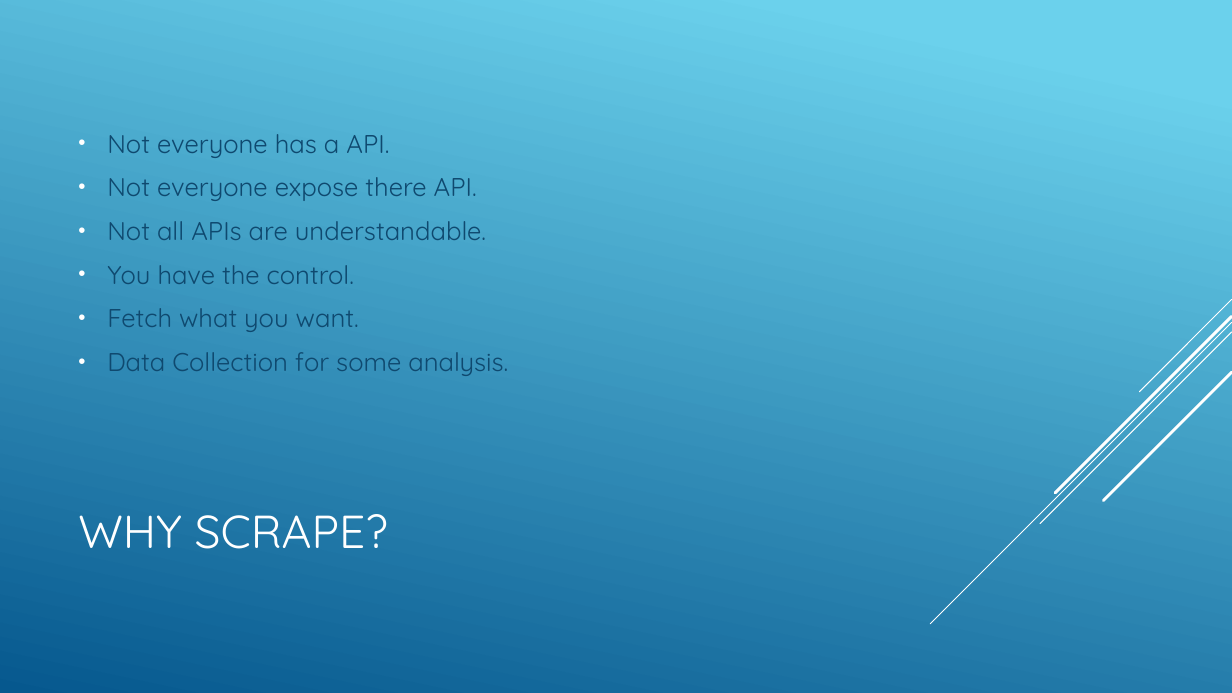
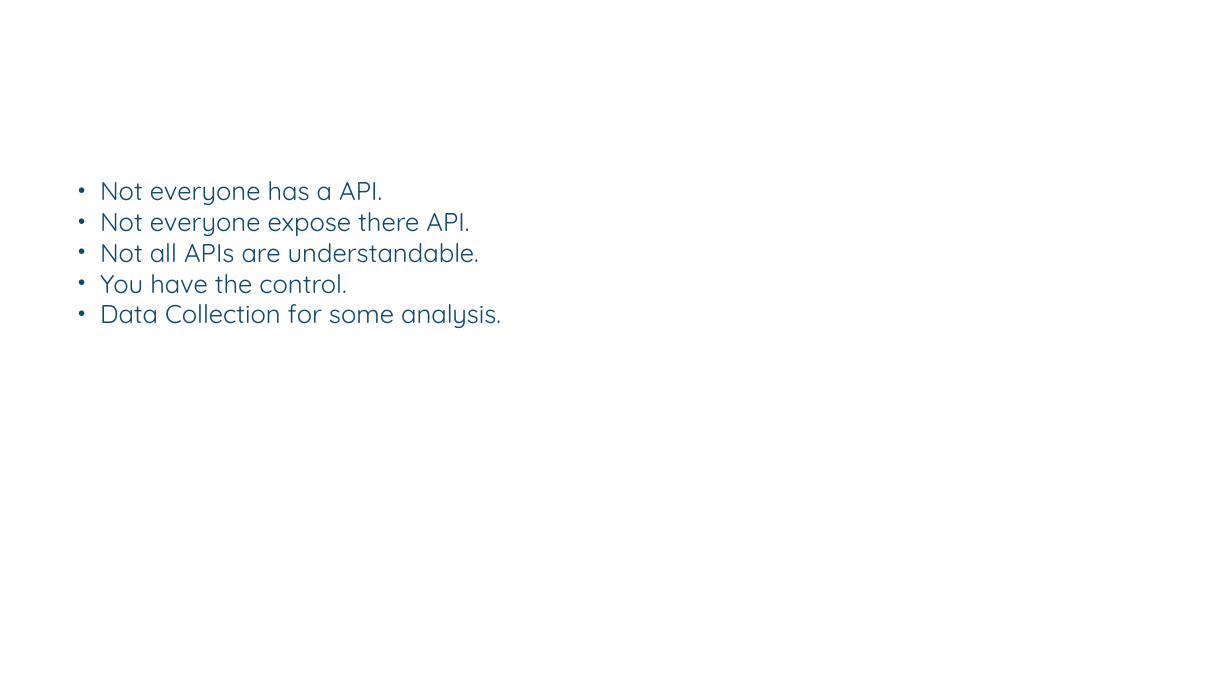
Before and after one commit to tapaswenipathak/Presentations, a slide deck: slide 4 of PyLadies Remote/Introduction to Scraping and Scrapy.pptx. Drawn at 1232x693 pixels with LibreOffice and Linux fonts; fonts in the diff are those of the drawing. Boxes give left, top, right and bottom in pixels: in the first picture for what was removed or moved away, otherwise in the second. Text is boxed around its words. In the diff, an @@ line names an element or a change of style, - is before the commit and + after.

```diff
--- a/PyLadies Remote/Introduction to Scraping and Scrapy.pptx
+++ b/PyLadies Remote/Introduction to Scraping and Scrapy.pptx
@@ background gradient #6ED2EB to #06588E to #FFFFFF @@
@@ text "Not everyone has a API." at (100,181,501,328): indent changed; less space between paragraphs @@
@@ line (1232, 299) - (1140, 392): stroke #FFFFFF 0.75 pt to #FFFFFF 0.74 pt @@
@@ text at (107,308,359,332): paragraph removed @@
-• Fetch what you want.
@@ line (1232, 323) - (931, 624): stroke #FFFFFF 0.75 pt to #FFFFFF 0.74 pt @@
@@ line (1232, 316) - (1055, 493): stroke #FFFFFF 2.25 pt to #FFFFFF 2.24 pt @@
@@ line (1232, 332) - (1041, 524): stroke #FFFFFF 0.75 pt to #FFFFFF 0.74 pt @@
@@ line (1232, 372) - (1104, 501): stroke #FFFFFF 2.25 pt to #FFFFFF 2.24 pt @@
@@ title removed at (78,514,388,549) @@
-WHY SCRAPE?
```
Also in this commit, not shown: 18 other slides changed, 6 slides added, 2 slides removed, 1 other file.
